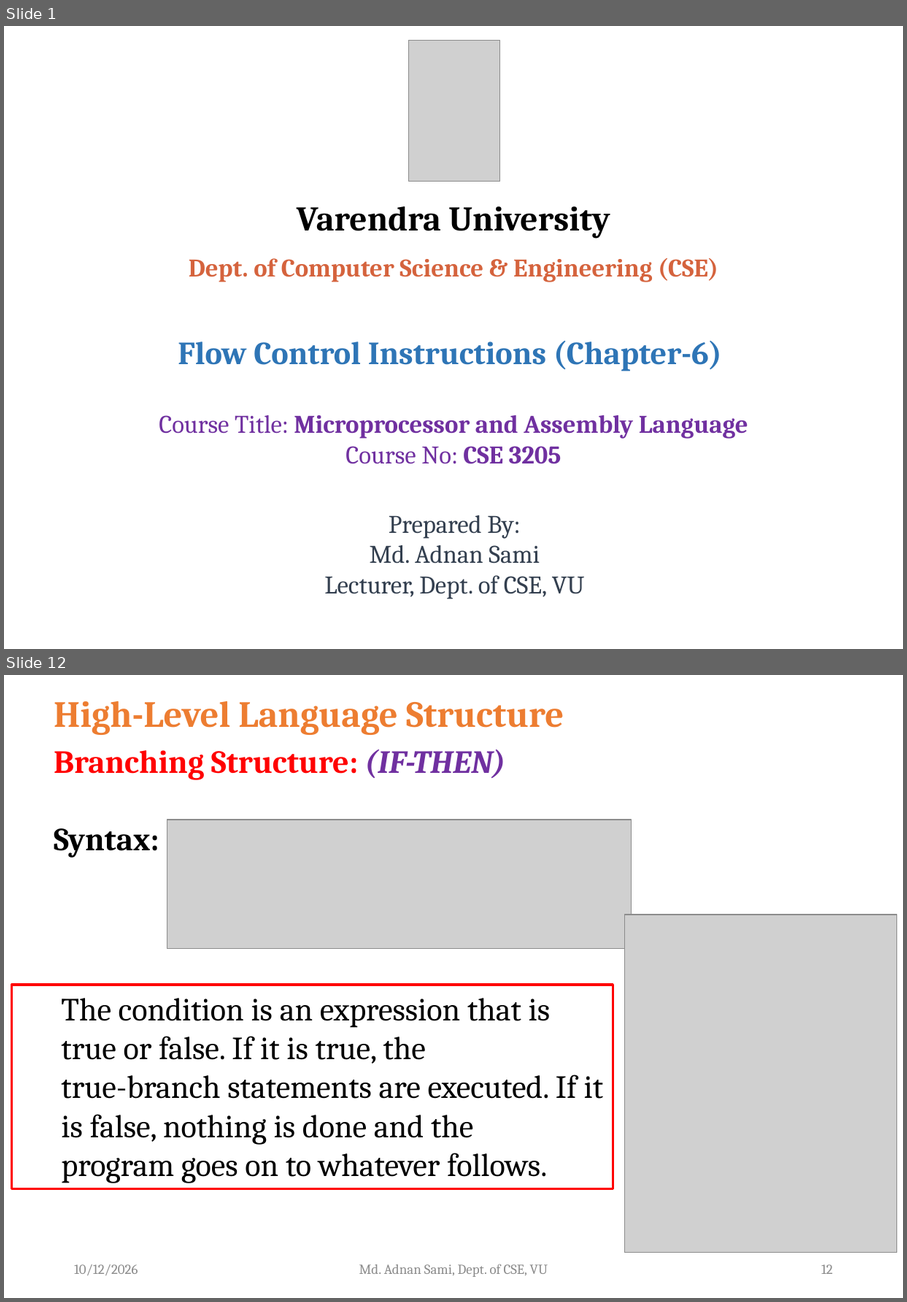
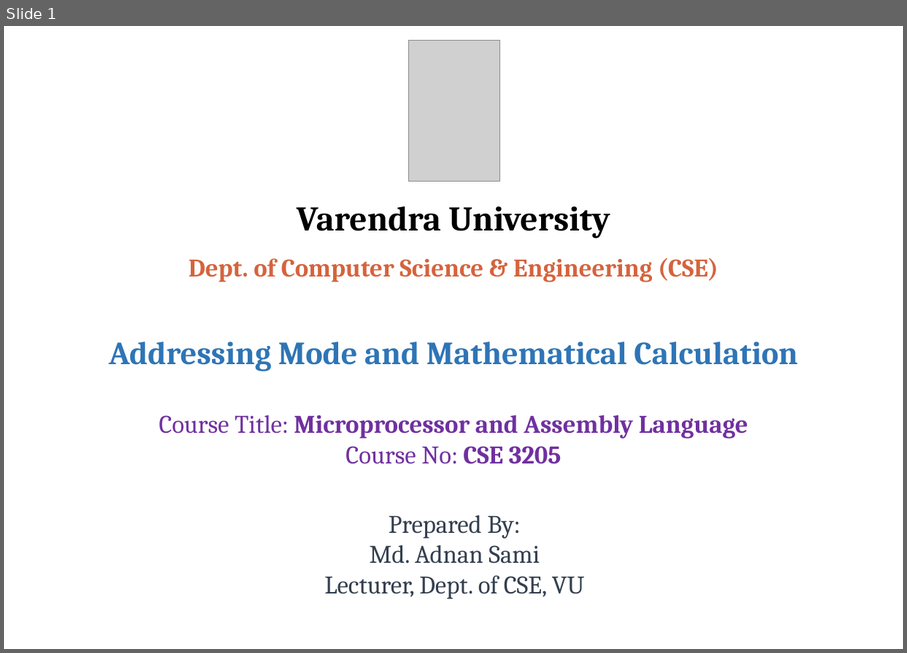
Before and after one commit to atif721/Varendra-University, a slide deck: 06 Sixth Semester/CSE 3205 Microprocessor and Assembly Language/Final/PPTX files/Lecture-8 (Microprocessor and Assembly Language).pptx. Shown one above the other, each under a label of ours: slides 1 and 12 before the commit, slide 1 after it; the slides between them are not shown. The pictures are 907x1302 and 907x653 pixels, drawn with LibreOffice and Linux fonts; fonts in the diff are those of the drawing; grey boxes stand for pictures; background and template pictures are left out. Boxes give left, top, right and bottom in pixels: in the first picture for what was removed or moved away, otherwise in the second. Text is boxed around its words. In the diff, an @@ line names an element or a change of style, - is before the commit and + after.

```diff
--- a/06 Sixth Semester/CSE 3205 Microprocessor and Assembly Language/Final/PPTX files/Lecture-8 (Microprocessor and Assembly Language).pptx
+++ b/06 Sixth Semester/CSE 3205 Microprocessor and Assembly Language/Final/PPTX files/Lecture-8 (Microprocessor and Assembly Language).pptx
@@ slide 12 removed at [4, 675, 903, 1298], background #FFFFFF @@
@@ text removed at [54, 701, 564, 735] @@
-High-Level Language Structure
@@ text removed at [54, 749, 506, 857] @@
-  Branching Structure: (IF-THEN)
-  Syntax:
@@ picture removed at [167, 820, 632, 948] @@
@@ picture removed at [625, 914, 898, 1252] @@
@@ rectangle removed at [11, 985, 613, 1189] @@
-  The condition is an expression that is true or false. If it is true, the
-  true-branch statements are executed. If it is false, nothing is done and the
-  program goes on to whatever follows.
@@ text removed at [74, 1264, 138, 1275] @@
-10/12/2026
@@ text removed at [360, 1263, 548, 1277] @@
-Md. Adnan Sami, Dept. of CSE, VU
@@ page number removed at [822, 1264, 833, 1274] @@
-12
@@ slide 1 changed as well @@
@@ text at [109, 341, 798, 371]: text changed @@
-Flow Control Instructions (Chapter-6)
+Addressing Mode and Mathematical Calculation
```
Also in this commit, not shown: 6 other slides changed, 27 slides added, 20 other slides removed.
